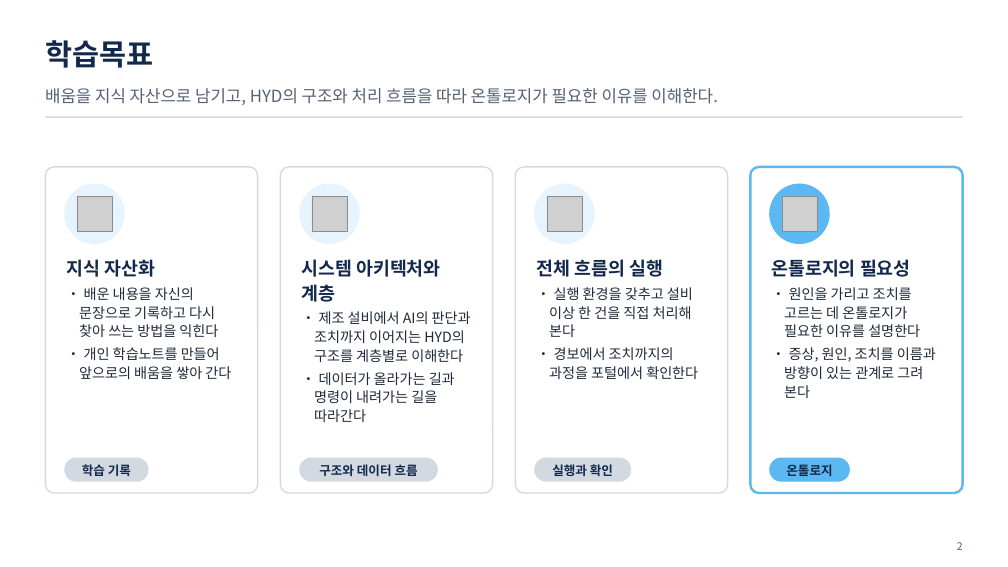
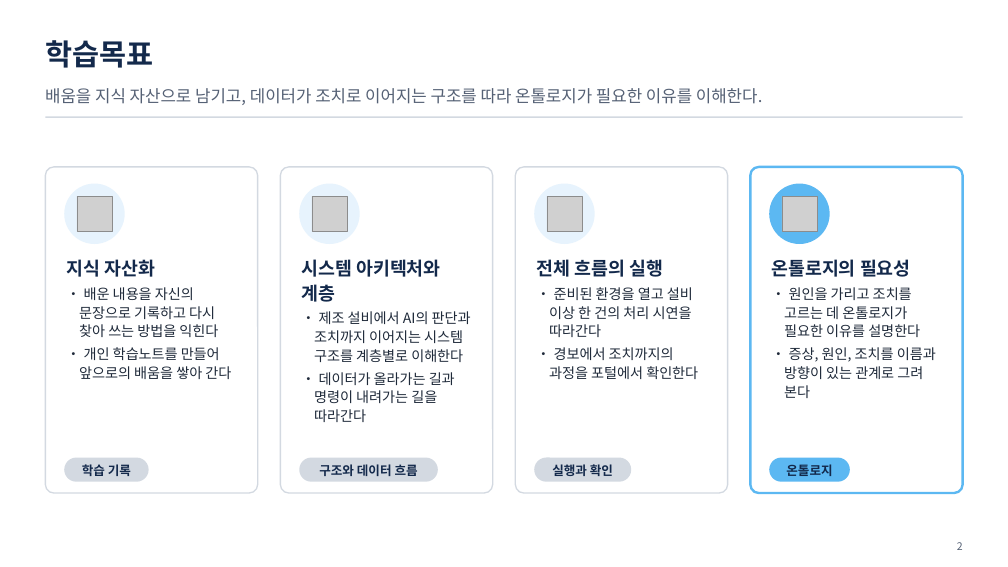
Before and after one commit to uengine-oss/hyd-iot-edu, a slide deck: slide 2 of 산출물/통합반/이론/01회차/통합반_01일차.pptx. Drawn at 1008x567 pixels with LibreOffice and Linux fonts; fonts in the diff are those of the drawing; grey boxes stand for pictures. Boxes give left, top, right and bottom in pixels: in the first picture for what was removed or moved away, otherwise in the second. Text is boxed around its words. In the diff, an @@ line names an element or a change of style, - is before the commit and + after.

```diff
--- a/산출물/통합반/이론/01회차/통합반_01일차.pptx
+++ b/산출물/통합반/이론/01회차/통합반_01일차.pptx
@@ text at <box>45,88,763,105</box>: text changed @@
-배움을 지식 자산으로 남기고, HYD의 구조와 처리 흐름을 따라 온톨로지가 필요한 이유를 이해한다.
+배움을 지식 자산으로 남기고, 데이터가 조치로 이어지는 구조를 따라 온톨로지가 필요한 이유를 이해한다.
@@ text at <box>549,287,693,337</box>: text changed @@
-• 실행 환경을 갖추고 설비 이상 한 건을 직접 처리해 본다
+• 준비된 환경을 열고 설비 이상 한 건의 처리 시연을 따라간다
@@ text at <box>314,311,471,362</box>: text changed @@
-• 제조 설비에서 AI의 판단과 조치까지 이어지는 HYD의 구조를 계층별로 이해한다
+• 제조 설비에서 AI의 판단과 조치까지 이어지는 시스템 구조를 계층별로 이해한다
```
Also in this commit, not shown: 17 other slides changed, 13 other files.
